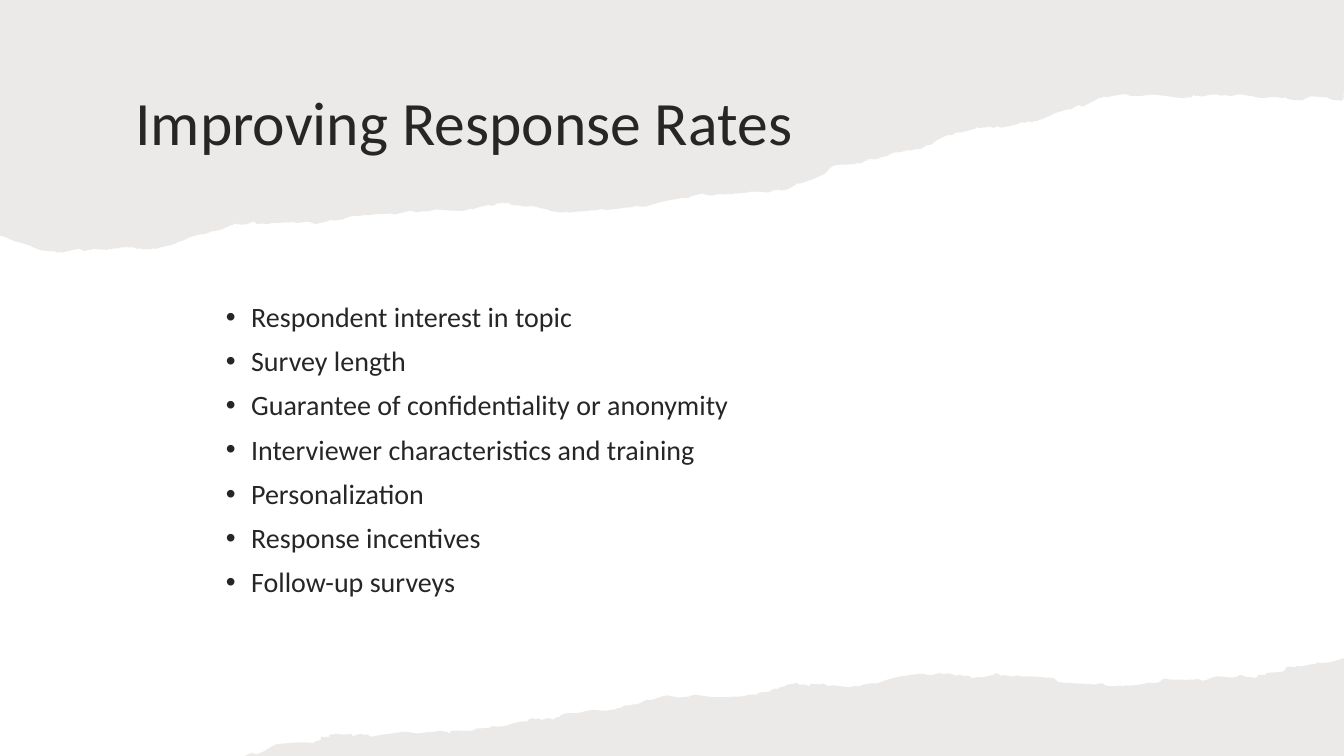
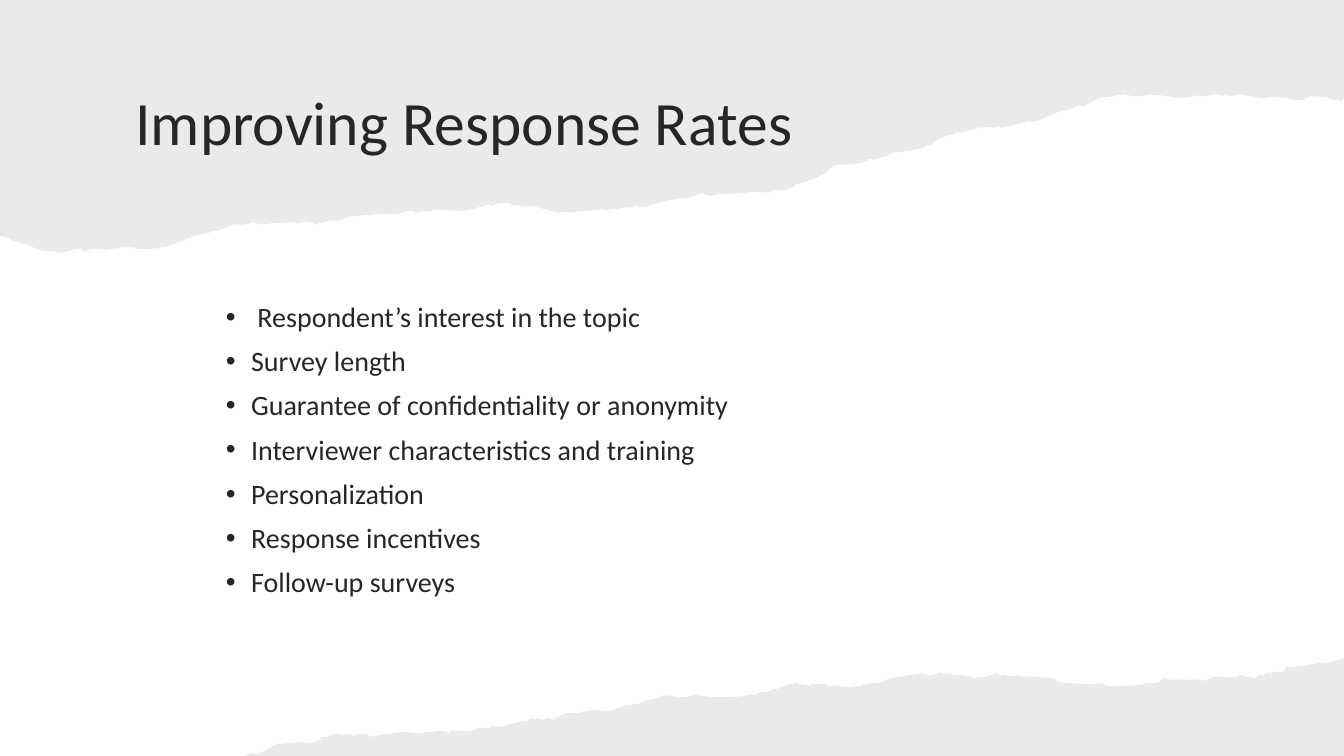
Before and after one commit to mikenguyen13/mar4050_S23_1, a slide deck: slide 29 of lectures/7/Developing the sampling plan.pptx. Drawn at 1344x756 pixels with LibreOffice and Linux fonts; fonts in the diff are those of the drawing. Boxes give left, top, right and bottom in pixels: in the first picture for what was removed or moved away, otherwise in the second. Text is boxed around its words. In the diff, an @@ line names an element or a change of style, - is before the commit and + after.

```diff
--- a/lectures/7/Developing the sampling plan.pptx
+++ b/lectures/7/Developing the sampling plan.pptx
@@ text at box(257, 307, 640, 332): text changed @@
-• Respondent interest in topic
+• Respondent’s interest in the topic
```
Also in this commit, not shown: 5 other slides changed, 1 other file.
